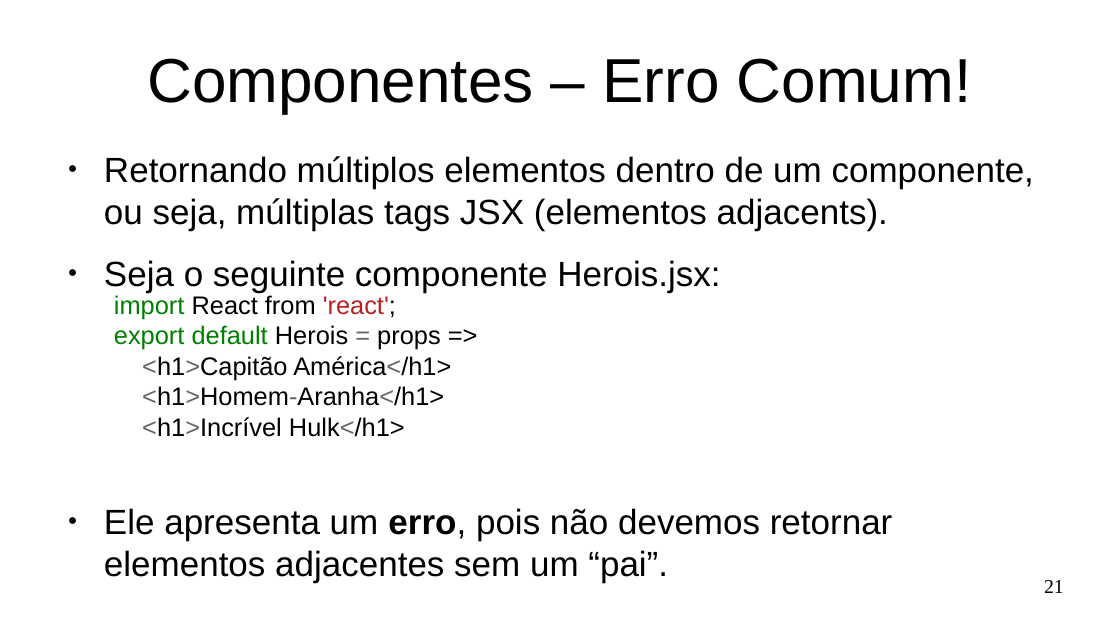
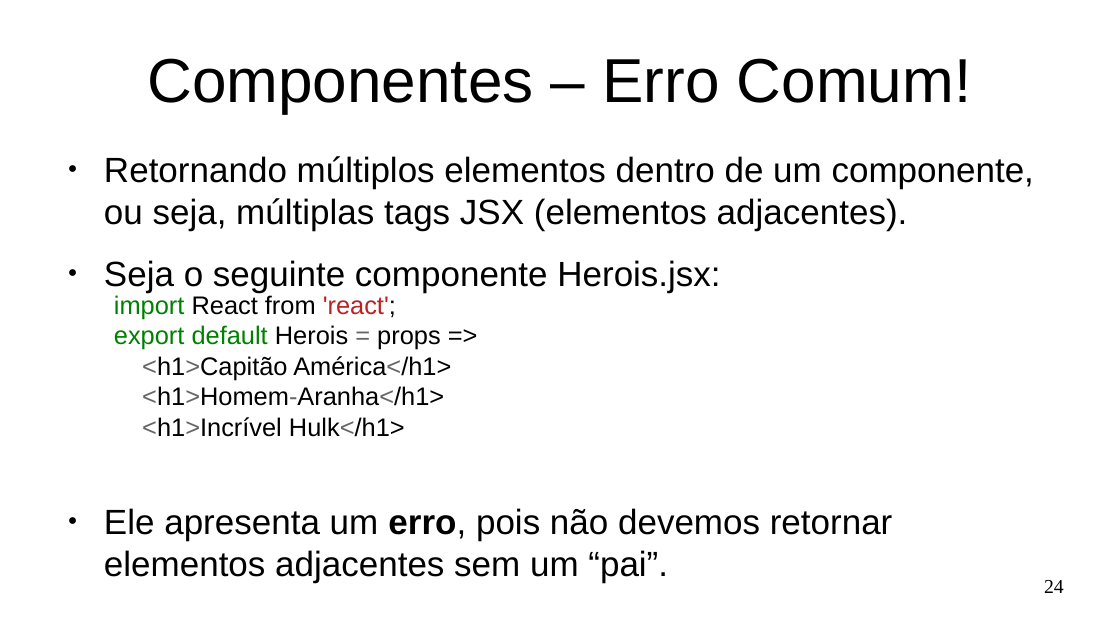
Before and after one commit to Marques-Dev/WEB_2020-1, a slide deck: slide 24 of SLIDES/aula01.odp (slide 21 before the commit). Drawn at 1120x630 pixels with LibreOffice and Linux fonts; fonts in the diff are those of the drawing. Boxes give left, top, right and bottom in pixels: in the first picture for what was removed or moved away, otherwise in the second. Text is boxed around its words. In the diff, an @@ line names an element or a change of style, - is before the commit and + after.

```diff
--- a/SLIDES/aula01.odp
+++ b/SLIDES/aula01.odp
@@ text at (104, 156, 1034, 231): text changed @@
-● Retornando múltiplos elementos dentro de um componente, ou seja, múltiplas tags JSX (elementos adjacents).
+● Retornando múltiplos elementos dentro de um componente, ou seja, múltiplas tags JSX (elementos adjacentes).
@@ page number at (1044, 580, 1064, 593): text changed @@
-21
+24
```
Also in this commit, not shown: 7 other slides changed, 3 slides added, 3 other files.
